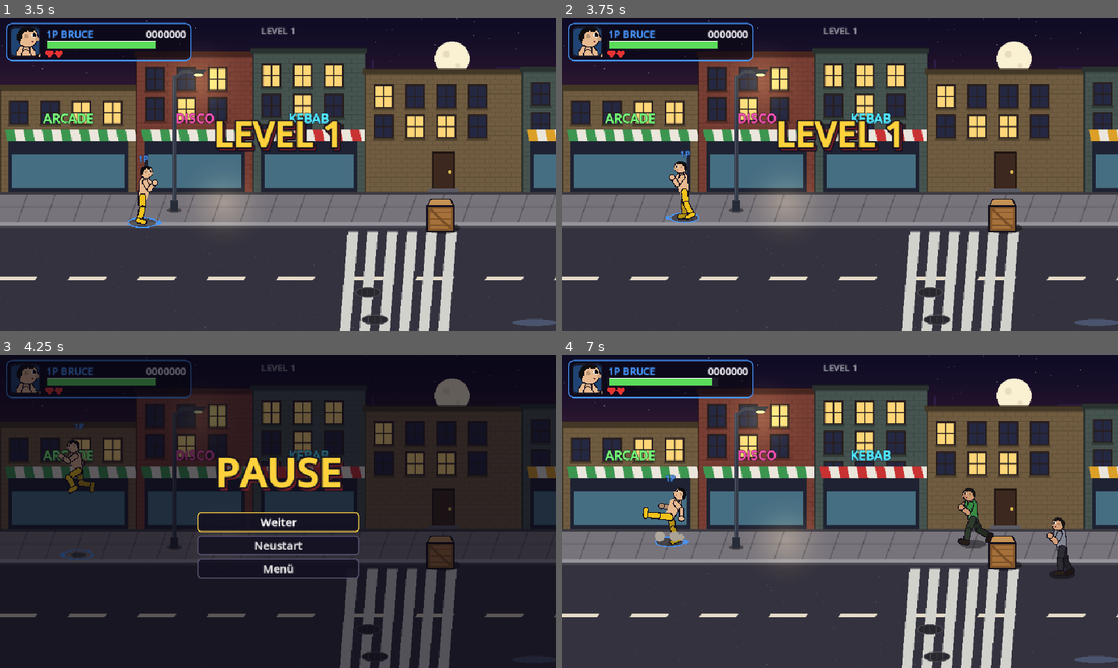
Above: before the commit, frames 1-4 (two rows, left to right).
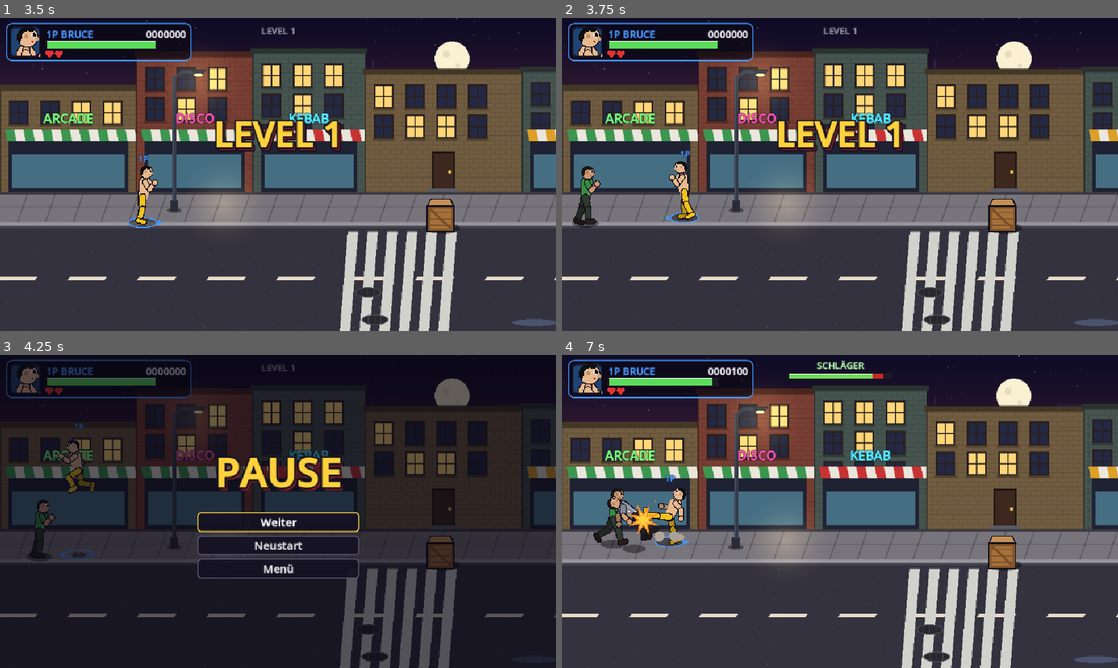
Above: after the commit, the same moments.

Repository: masta-nksa/dd
Game: Godot game, scene res://scenes/app.tscn
The game is run twice, just before and just after one commit, with the same random seed, the same clock (stepped at 60 frames per second) and the same inputs.
Inputs (mouse positions are in pixels of both pictures, inside the frame that each line leads up to):
- Up to frame 1 (3.5 s): tap Enter (ui_accept) at 0.5 s; move the mouse to (400, 158) at 0.52 s; hold D (p1_right) 0.53-1.28 s; hold M (music_toggle) 0.53-1.28 s; click (400, 158) at 0.67 s; tap Space (p1_jump) at 0.77, 1.52, 3.02 s; move the mouse to (166, 190) at 1.27 s; hold Down (ui_down) 1.28-2.03 s; tap G (p1_kick) at 1.35 s; move the mouse to (333, 105) at 2.02 s; hold D (p1_right) 2.03-2.78 s; tap T (p1_kick_high) at 2.1 s; move the mouse to (250, 237) at 2.77 s; hold W (p1_up) from 2.78 s (still down); tap F (p1_punch) at 2.85 s; click (250, 237) at 2.92 s
- Up to frame 2 (3.75 s): move the mouse to (1006, 221) at 3.52 s; release W (p1_up) at 3.53 s; hold A (p1_left) from 3.53 s (still down); hold J (p2_grab) from 3.53 s (still down)
- Up to frame 3 (4.25 s): keep holding A (p1_left); keep holding J (p2_grab); tap Space (p1_jump) at 3.77 s; tap Escape (pause) at 4.15 s
- Up to frame 4 (7 s): move the mouse to (673, 464) at 4.27 s; release J (p2_grab) at 4.28 s; tap U (p2_kick_high) at 4.35 s; tap Space (p1_jump) at 4.52, 6.02, 6.77 s; move the mouse to (867, 511) at 5.02 s; release A (p1_left) at 5.03 s; hold Down (ui_down) 5.03-5.78 s; tap Left (p2_left) at 5.1 s; click (867, 511) at 5.17 s; move the mouse to (756, 433) at 5.77 s; hold D (p1_right) 5.78-6.53 s; tap K (p2_punch) at 5.85 s; move the mouse to (962, 495) at 6.52 s; hold W (p1_up) from 6.53 s (still down); tap R at 6.6 s

Frame 1 is identical in both runs. In frame 2, 0.5% of the frame differs, in the area x 1-7%, y 47-68%; in frame 3, 0.4%; in frame 4, 5.2%, in the area x 0-100%, y 0-100%.

Commit message:
Stufe 12: Schläger-Clips für alle Figuren, Gegner holen und schwingen den Schläger
Schläger-Clips (w_*) für die sieben übrigen Kämpfer und alle Gegnermodelle; Griffpunkte nach Armlänge und
Schulterhöhe skaliert, _fit_grip rückt den Schläger bei breiten Schultern an den Körper. Gegner (Zustand FETCH)
holen einen Schläger, wenn kein Spieler näher dran ist, und schlagen damit; Kisten heben sie nicht auf.

Co-Authored-By: Claude Sonnet 5.5 <noreply@anthropic.com>

Diff:
--- a/scripts/core/fighter.gd
+++ b/scripts/core/fighter.gd
@@ -39,6 +39,7 @@
 
 var skin: Dictionary = Skins.KAI
 var fighter_id: StringName = &""   # gewählter Kämpfer (`FighterData`); leer = nur 2D-Figur
+var weapons_only := false          # Gegner heben nur Waffen auf, keine Kisten
 var damage_factor := 1.0           # Werte des Kämpfers, siehe `FighterData`
 var attack_speed := 1.0
 var reach_factor := 1.0
--- a/scripts/enemies/enemy.gd
+++ b/scripts/enemies/enemy.gd
@@ -5,8 +5,9 @@
 ##   LURK = kurz stehen, dann Ziel suchen     CHASE = zum Ziel laufen, in Position gehen
 ##   ATTACK = Angriff läuft                   RETREAT = nach dem Angriff Abstand nehmen
 ##   HURT = Körper wehrlos, KI denkt nicht    DEAD
-
-enum Ai { LURK, CHASE, ATTACK, RETREAT, HURT, DEAD }
+##   FETCH = zu einem Baseballschläger am Boden laufen und ihn aufheben (danach Angriffe mit dem Schläger)
+
+enum Ai { LURK, CHASE, ATTACK, RETREAT, HURT, DEAD, FETCH }
 
 const TYPES := {
 	&"thug": {"skin": Skins.THUG, "hp": 36, "scale": 1.0, "speed": Vector2(118, 78),
@@ -23,6 +24,11 @@
 		"pause": Vector2(0.35, 0.95), "combo": 0.5, "ram": true},
 }
 
+const FETCH_RANGE := Vector2(300.0, 90.0)   # so weit sucht ein Gegner nach einem Schläger
+const FETCH_GIVE_UP := 3.5                  # Sekunden, dann lässt er ihn liegen
+const ARMED_REACH := 62.0                   # Abstand, aus dem er mit dem Schläger zuschlägt (Pixel bei Grösse 1)
+const ARMED_ATTACKS := [[&"w_bat1", 3], [&"w_homerun", 1]]
+
 var type_id: StringName = &"thug"
 var data: Dictionary
 var director: WaveDirector
@@ -42,6 +48,8 @@
 var _wait_offset := randf_range(-50.0, 50.0)
 var _retreat_dir := Vector2.ZERO
 var _retreat_time := 0.5
+var _fetch_target: WeaponPickup = null
+var _fetch_check := randf_range(0.2, 1.0)
 
 ## look_index < 0 würfelt eine Variante aus `EnemyLooks`; Tests können eine feste wählen.
 static func create(type: StringName, look_index := -1) -> Enemy:
@@ -61,6 +69,7 @@
 	e.points = e.data["points"]
 	e.reach_px = e.data["reach"] * e.body_scale
 	e.lock_facing = true
+	e.weapons_only = true
 	return e
 
 func _physics_process(delta: float) -> void:
@@ -89,6 +98,7 @@
 	_think_pause -= delta
 	_attack_pause -= delta
 	_ram_pause -= delta
+	_fetch_check -= delta
 
 	if current_health <= 0 or state == State.DEAD:
 		ai = Ai.DEAD
@@ -108,10 +118,13 @@
 		Ai.ATTACK: _ai_attack_done()
 		Ai.RETREAT: _ai_retreat()
 		Ai.HURT: _ai_recovered()
+		Ai.FETCH: _ai_fetch()
 
 func _ai_lurk() -> void:
 	move_input = Vector2.ZERO
 	if ai_time < _reaction:
+		return
+	if _look_for_weapon():
 		return
 	target = _choose_target()
 	if target != null:
@@ -131,12 +144,14 @@
 	if target == null:
 		_set_ai(Ai.LURK)
 		return
+	if _look_for_weapon():
+		return
 	var dx := target.pos_x - pos_x
 	var dz := target.pos_z - pos_z
 	var goal_x: float
 	var goal_z: float
 	if may_attack:
-		goal_x = target.pos_x + side * reach_px * 0.85
+		goal_x = target.pos_x + side * _reach() * 0.85
 		goal_z = target.pos_z
 	else:
 		# warten: mit Abstand daneben stehen und langsam kreisen
@@ -156,11 +171,49 @@
 		_ram_pause = randf_range(4.0, 7.0)
 		_begin_attack(&"g_rammen")
 		return
-	var in_range := absf(dx) > reach_px * 0.45 and absf(dx) < reach_px * 1.2 and absf(dz) < 12.0
+	var reach := _reach()
+	var in_range := absf(dx) > reach * 0.45 and absf(dx) < reach * 1.2 and absf(dz) < 12.0
 	if in_range and _attack_pause <= 0.0:
 		_begin_attack(_pick_attack())
 		if randf() < data["combo"]:
 			request_attack(&"punch")   # versucht die Kette, falls der erste Schlag sitzt
+
+## Mit Schläger in der Hand schlägt der Gegner aus grösserer Entfernung zu.
+func _armed() -> bool:
+	return carried != null and not carried.heavy
+
+func _reach() -> float:
+	return maxf(reach_px, ARMED_REACH * body_scale) if _armed() else reach_px
+
+## Liegt ein Schläger in der Nähe und kein Spieler ist näher dran, holt ihn der Gegner (ohne Waffe, ab und zu geprüft).
+func _look_for_weapon() -> bool:
+	if _armed() or _fetch_check > 0.0 or director.items == null:
+		return false
+	_fetch_check = randf_range(0.6, 1.2)
+	var w := director.items.find_weapon_for_enemy(self, FETCH_RANGE)
+	if w == null or w.pos_x < director.screen_left() + 20.0 or w.pos_x > director.screen_right() - 20.0:
+		return false
+	_fetch_target = w
+	_set_ai(Ai.FETCH)
+	return true
+
+func _ai_fetch() -> void:
+	var w := _fetch_target
+	if _armed() or w == null or not is_instance_valid(w) or not director.items.weapons.has(w) or ai_time > FETCH_GIVE_UP:
+		_fetch_target = null
+		_set_ai(Ai.CHASE)
+		return
+	var dx := w.pos_x - pos_x
+	var dz := w.pos_z - pos_z
+	if absf(dx) < WorldItems.GRAB_REACH.x * 0.8 and absf(dz) < WorldItems.GRAB_REACH.y * 0.8:
+		move_input = Vector2.ZERO
+		request_grab()
+		_fetch_target = null
+		_set_ai(Ai.LURK)
+		return
+	_walk_to(w.pos_x, _detour(w.pos_x, w.pos_z), false)
+	if dx != 0.0:
+		facing = 1 if dx > 0.0 else -1
 
 func _begin_attack(id: StringName) -> void:
 	move_input = Vector2.ZERO
@@ -242,12 +295,13 @@
 	return best
 
 func _pick_attack() -> StringName:
+	var table: Array = ARMED_ATTACKS if _armed() else data["attacks"]
 	var total := 0
-	for entry in data["attacks"]:
+	for entry in table:
 		total += entry[1]
 	var r := randi_range(1, total)
-	for entry in data["attacks"]:
+	for entry in table:
 		r -= entry[1]
 		if r <= 0:
 			return entry[0]
-	return data["attacks"][0][0]
+	return table[0][0]
--- a/scripts/world/world_items.gd
+++ b/scripts/world/world_items.gd
@@ -128,6 +128,25 @@
 # ------------------------------------------------------------ Greifen
 
 ## Was liegt in Reichweite und passt zur Greifen-Taste? Mit einer Kiste in den Händen: nichts.
+## Die nächste Waffe am Boden, die ein Gegner holen will: im Bildbereich `range`, und kein Spieler liegt näher dran.
+func find_weapon_for_enemy(f: Fighter, range: Vector2) -> WeaponPickup:
+	var best: WeaponPickup = null
+	var best_cost := INF
+	for w in weapons:
+		if not is_instance_valid(w) or w.pos_y > 30.0:
+			continue
+		var cost := absf(w.pos_x - f.pos_x) + 2.0 * absf(w.pos_z - f.pos_z)
+		if absf(w.pos_x - f.pos_x) > range.x or absf(w.pos_z - f.pos_z) > range.y or cost >= best_cost:
+			continue
+		var contested := false
+		for p in players:
+			if p.current_health > 0 and absf(w.pos_x - p.pos_x) + 2.0 * absf(w.pos_z - p.pos_z) < cost:
+				contested = true
+		if not contested:
+			best = w
+			best_cost = cost
+	return best
+
 func find_grabbable(f: Fighter) -> Node2D:
 	if (f.carried != null and f.carried.heavy) or f.pos_y > 10.0:
 		return null
@@ -139,7 +158,7 @@
 		if dx < GRAB_REACH.x and dz < GRAB_REACH.y and w.pos_y < 30.0 and dx + 2.0 * dz < best_cost:
 			best = w
 			best_cost = dx + 2.0 * dz
-	if f.carried == null:
+	if f.carried == null and not f.weapons_only:
 		for p in props:
 			if not p.grabbable or p.in_hands:
 				continue
--- /dev/null
+++ b/tests/stufe12_test.gd
@@ -0,0 +1,167 @@
+extends SceneTree
+## Headless-Test Schläger für alle: Gegner holen und schwingen den Baseballschläger, alle Modelle haben die Schläger-Clips.
+## godot --headless --fixed-fps 3000 --disable-vsync -s tests/stufe12_test.gd
+## Die Modell-Prüfungen brauchen die `.glb` (erst `blender -b -P tools/blender/build_fighter.py -- --fighter all --no-blend`).
+
+var fehler := 0
+
+func pruefe(bedingung: bool, text: String) -> void:
+	print(("OK   " if bedingung else "FAIL "), text)
+	if not bedingung:
+		fehler += 1
+
+func frames(n: int) -> void:
+	for i in n:
+		await physics_frame
+
+## Szene ohne Wellen: ein Spieler (unverwundbar, weit rechts) und ein Gegner, den der Test selbst platziert.
+func szene_mit_gegner(typ: StringName) -> Dictionary:
+	Main.waves_enabled = false
+	Main.props_enabled = false
+	Main.training_dummy = false
+	Main.two_players = false
+	Main.picks = [&"kai", &"ria"]
+	var szene: Main = load("res://scenes/main.tscn").instantiate()
+	root.add_child(szene)
+	await frames(3)
+	var spieler: Fighter = szene.fighters[0]
+	spieler.max_health = 100000
+	spieler.current_health = 100000
+	spieler.pos_x = 800.0
+	spieler.pos_z = 420.0
+	await frames(150)   # die Kamera folgt dem Spieler, damit Gegner und Waffe im Bild stehen
+	szene.director._spawn(typ)
+	var gegner: Enemy = szene.director.enemies[-1]
+	gegner.pos_x = 460.0
+	gegner.pos_z = 420.0
+	gegner.facing = 1
+	gegner.max_health = 100000
+	gegner.current_health = 100000
+	return {"szene": szene, "spieler": spieler, "gegner": gegner}
+
+func _init() -> void:
+	await test_holen()
+	await test_nicht_holen()
+	await test_schlagen()
+	await test_fallen_lassen()
+	await test_modelle()
+	print("Fertig, Fehler: ", fehler)
+	quit(fehler)
+
+# ---------------------------------------------------------------- Gegner holen den Schläger
+
+func test_holen() -> void:
+	var s := await szene_mit_gegner(&"thug")
+	var szene: Main = s["szene"]
+	var g: Enemy = s["gegner"]
+	pruefe(g.weapons_only, "Gegner heben nur Waffen auf")
+	szene.items.spawn_weapon(&"bat", 10, 560.0, 420.0)
+	var kiste := szene.items.add_prop(&"crate", 500.0, 420.0)
+	await frames(60 * 6)
+	pruefe(g.carried != null and g.carried.kind == &"bat" and not g.carried.heavy, "Der Gegner hebt den Schläger auf (Kiste daneben bleibt liegen)")
+	pruefe(szene.items.weapons.is_empty(), "Der Schläger liegt nicht mehr am Boden")
+	pruefe(is_instance_valid(kiste) and not kiste.in_hands, "Die Kiste ist unberührt")
+	szene.queue_free()
+	await frames(2)
+
+func test_nicht_holen() -> void:
+	var s := await szene_mit_gegner(&"dasher")
+	var szene: Main = s["szene"]
+	var sp: Fighter = s["spieler"]
+	var g: Enemy = s["gegner"]
+	var bat := szene.items.spawn_weapon(&"bat", 10, 560.0, 420.0)
+	await frames(60)   # er fällt erst zu Boden
+	g.ai = Enemy.Ai.HURT
+	pruefe(szene.items.find_weapon_for_enemy(g, Enemy.FETCH_RANGE) == bat, "Ein Schläger in 100 px ist ein Ziel")
+	sp.pos_x = 570.0
+	pruefe(szene.items.find_weapon_for_enemy(g, Enemy.FETCH_RANGE) == null, "Steht ein Spieler näher dran, holt ihn der Gegner nicht")
+	sp.pos_x = 800.0
+	g.pos_x = 100.0
+	pruefe(szene.items.find_weapon_for_enemy(g, Enemy.FETCH_RANGE) == null, "Zu weit weg: kein Ziel")
+	g.pos_x = 460.0
+	g.pos_z = 520.0
+	pruefe(szene.items.find_weapon_for_enemy(g, Enemy.FETCH_RANGE) == null, "Zu weit in der Tiefe: kein Ziel")
+	var eigene := szene.items.find_grabbable(g)
+	pruefe(eigene == null, "`find_grabbable` liefert dem Gegner keine Kiste")
+	szene.queue_free()
+	await frames(2)
+
+# ---------------------------------------------------------------- Mit dem Schläger zuschlagen
+
+func test_schlagen() -> void:
+	var s := await szene_mit_gegner(&"thug")
+	var szene: Main = s["szene"]
+	var sp: Fighter = s["spieler"]
+	var g: Enemy = s["gegner"]
+	var normal := {}
+	for i in 60:
+		normal[g._pick_attack()] = true
+	pruefe(not normal.has(&"w_bat1") and normal.has(&"g_schlag"), "Ohne Schläger wählt er seine eigenen Angriffe")
+	var reach_ohne := g._reach()
+	g.carried = Carry.new(&"bat", 10)
+	var bewaffnet := {}
+	for i in 60:
+		bewaffnet[g._pick_attack()] = true
+	pruefe(bewaffnet.keys().all(func(id): return String(id).begins_with("w_")) and bewaffnet.has(&"w_bat1"), "Mit Schläger wählt er nur Schläger-Angriffe")
+	pruefe(g._reach() > reach_ohne, "Mit Schläger schlägt er aus grösserer Entfernung zu (%.0f statt %.0f px)" % [g._reach(), reach_ohne])
+	sp.pos_x = 360.0
+	sp.pos_z = 420.0
+	var gesehen := {}
+	var rest_start := g.carried.rest
+	for i in 60 * 8:
+		g.may_attack = true
+		if g.attack != null:
+			gesehen[g.attack.id] = true
+		await physics_frame
+	pruefe(gesehen.has(&"w_bat1") or gesehen.has(&"w_homerun"), "Der Gegner schlägt mit dem Schläger zu (%s)" % [gesehen.keys()])
+	pruefe(sp.current_health < 100000, "Der Schlag trifft den Spieler")
+	pruefe(g.carried == null or g.carried.rest < rest_start, "Treffer nutzen den Schläger ab")
+	szene.queue_free()
+	await frames(2)
+
+func test_fallen_lassen() -> void:
+	var s := await szene_mit_gegner(&"brute")
+	var szene: Main = s["szene"]
+	var sp: Fighter = s["spieler"]
+	var g: Enemy = s["gegner"]
+	g.carried = Carry.new(&"bat", 7)
+	g.current_health = 5
+	g.max_health = 80
+	g.take_hit(Attacks.get_attack(&"punch3"), sp)
+	pruefe(g.carried == null, "Ein gefallener Gegner lässt den Schläger los")
+	pruefe(szene.items.weapons.size() == 1 and szene.items.weapons[0].rest == 7, "Der Schläger liegt mit seiner Haltbarkeit am Boden")
+	szene.queue_free()
+	await frames(2)
+
+# ---------------------------------------------------------------- Modelle
+
+func test_modelle() -> void:
+	ModelFigure.force = true
+	if not ResourceLoader.exists(FighterData.model_path(&"bruce")):
+		print("SKIP Modelle: assets/characters/*.glb fehlen")
+		ModelFigure.force = false
+		return
+	var namen: Array[StringName] = FighterData.all_ids()
+	namen.append_array([&"thug", &"dasher", &"brute", &"boss", &"thug_cap", &"dasher_spiky", &"brute_bare"])
+	for id in namen:
+		var m := ModelFigure.create(id)
+		pruefe(m != null, "%s: Modell lädt" % id)
+		if m == null:
+			continue
+		var alle := true
+		for clip in [&"w_bat1", &"w_bat2", &"w_homerun", &"w_block"]:
+			alle = alle and m.has_clip(clip)
+		pruefe(alle, "%s: Schläger-Clips w_bat1, w_bat2, w_homerun, w_block" % id)
+		if id == &"bruce":
+			pruefe(m.has_clip(&"kick_high") and m.has_clip(&"punch1"), "Bruce hat weiter alle Kampf-Clips")
+		else:
+			pruefe(not m.has_clip(&"kick_high"), "%s: übrige Angriffe bleiben bei den Posen" % id)
+		root.add_child(m)
+		await frames(1)
+		m.set_clip(&"w_bat1", 1.2, 1)
+		m.show_bat(1.0)
+		var faust: Vector2 = m.hands(1.0)[0]
+		pruefe(faust.x > 20.0, "%s: Schlag mit dem Schläger zeigt die Faust nach vorn (%.0f px)" % [id, faust.x])
+		m.queue_free()
+		await frames(1)
+	ModelFigure.force = false
Not shown, added: tests/stufe12_test.gd.uid
Not shown, changed: docs/AUSBLICK.md
